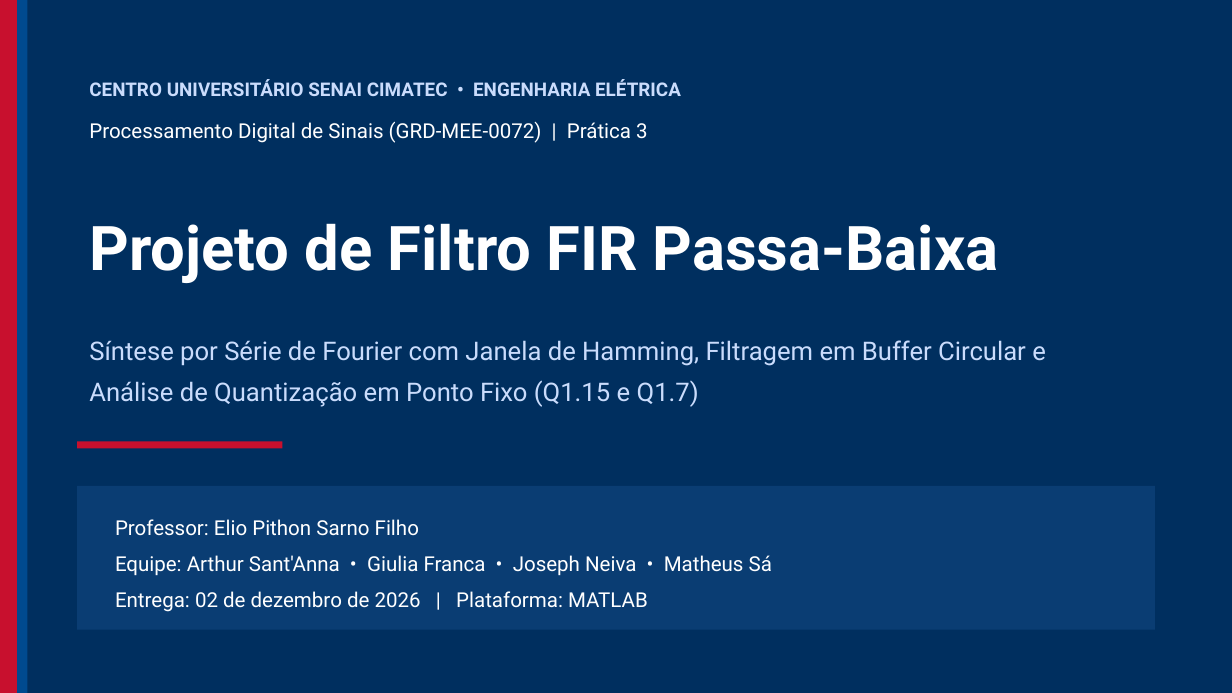
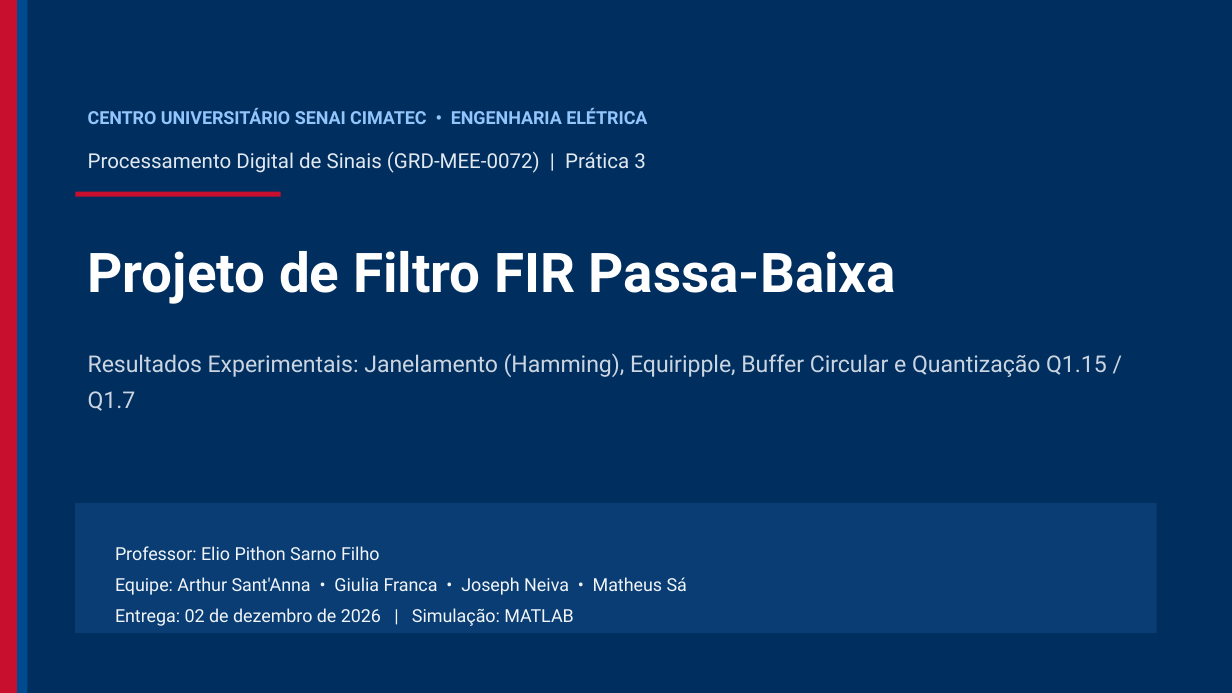
Before and after one commit to Arthur-SantAnna/Filtro-FIR, a slide deck: slide 1 of slides/Apresentacao_Pratica3_Filtro_FIR.pptx. Drawn at 1232x693 pixels with LibreOffice and Linux fonts; fonts in the diff are those of the drawing. Boxes give left, top, right and bottom in pixels: in the first picture for what was removed or moved away, otherwise in the second. Text is boxed around its words. In the diff, an @@ line names an element or a change of style, - is before the commit and + after.

```diff
--- a/slides/Apresentacao_Pratica3_Filtro_FIR.pptx
+++ b/slides/Apresentacao_Pratica3_Filtro_FIR.pptx
@@ text "CENTRO UNIVERSITÁRIO SENAI CIMATEC • ...": place and size @@
-text "CENTRO UNIVERSITÁRIO SENAI CIMATEC • ..." at [89,79,681,96]
+text "CENTRO UNIVERSITÁRIO SENAI CIMATEC • ..." at [88,108,647,124]
@@ text "CENTRO UNIVERSITÁRIO SENAI CIMATEC • ..." at [88,108,647,124]: size 11 to 10.5 pt, text colour #CADCFC to #93C5FD; line spacing 1 to 1.25 @@
@@ text "Processamento Digital de Sinais (GRD-MEE-0072) ...": place and size @@
-text "Processamento Digital de Sinais (GRD-MEE-0072) ..." at [89,121,648,143]
+text "Processamento Digital de Sinais (GRD-MEE-0072) ..." at [88,152,646,173]
@@ text "Processamento Digital de Sinais (GRD-MEE-0072) ..." at [88,152,646,173]: text colour #FFFFFF to #E2E8F0; line spacing 1 to 1.25 @@
@@ rectangle: place and size @@
-rectangle at [76,441,282,448]
+rectangle at [75,192,281,197]
@@ text "Projeto de Filtro FIR Passa-Baixa": place and size @@
-text "Projeto de Filtro FIR Passa-Baixa" at [89,223,999,283]
+text "Projeto de Filtro FIR Passa-Baixa" at [88,251,896,304]
@@ text "Projeto de Filtro FIR Passa-Baixa" at [88,251,896,304]: size 36 to 32 pt; line spacing 1 to 1.1; vertical alignment middle to top @@
@@ text at [88,353,1107,411]: text changed; size 15 to 13.5 pt; text colour #CADCFC to #CBD5E1 @@
-Síntese por Série de Fourier com Janela de Hamming, Filtragem em Buffer Circular e Análise de Quantização em Ponto Fixo (Q1.15 e Q1.7)
+Resultados Experimentais: Janelamento (Hamming), Equiripple, Buffer Circular e Quantização Q1.15 / Q1.7
@@ rectangle: place and size @@
-rectangle at [76,485,1154,630]
+rectangle at [75,503,1157,633]
@@ text "Professor: Elio Pithon Sarno Filho": place and size @@
-text "Professor: Elio Pithon Sarno Filho" at [115,519,772,612]
+text "Professor: Elio Pithon Sarno Filho" at [115,546,687,626]
@@ text "Professor: Elio Pithon Sarno Filho" at [115,546,687,626]: vertical alignment middle to top @@
@@ text at [115,546,687,595]: size 12 to 10.5 pt, text colour #FFFFFF to #F1F5F9 in "Professor: Elio Pithon Sarno Filho", "Equipe: Arthur Sant'Anna • Giulia Franca • ..." @@
@@ text at [115,608,573,626]: text changed; size 12 to 10.5 pt; text colour #FFFFFF to #F1F5F9 @@
-Entrega: 02 de dezembro de 2026 | Plataforma: MATLAB
+Entrega: 02 de dezembro de 2026 | Simulação: MATLAB
```
Also in this commit, not shown: 8 other slides changed, 4 slides added, 6 slides removed, 3 other files.
